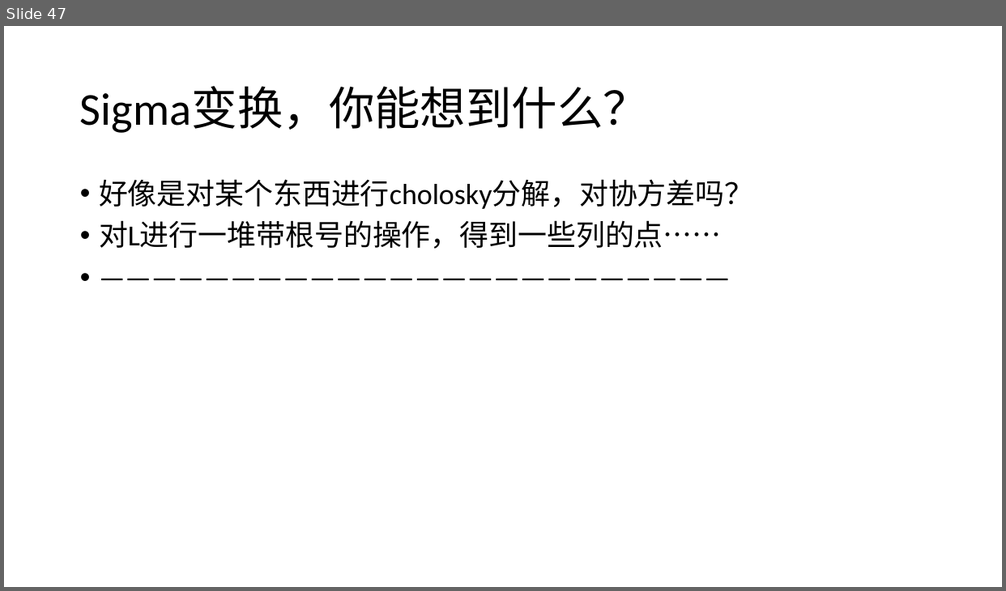
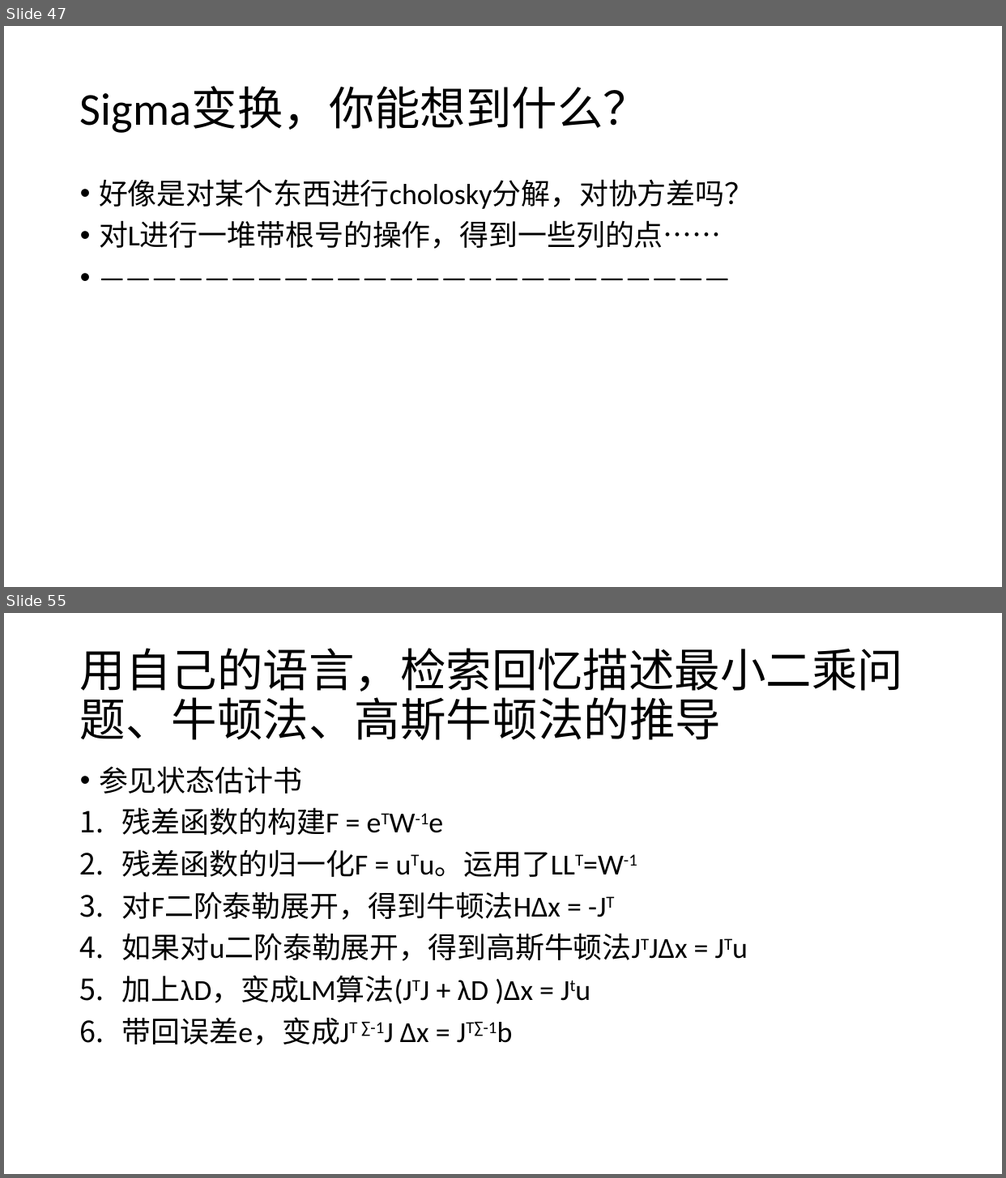
Before and after one commit to CR7dongfeng/State-Estimation, a slide deck: 问题检索清单.pptx. Shown one above the other, each under a label of ours: slide 47 before the commit, slides 47 and 55 after it; the slides between them are not shown. The pictures are 1006x591 and 1006x1178 pixels, drawn with LibreOffice and Linux fonts; fonts in the diff are those of the drawing. Boxes give left, top, right and bottom in pixels: in the first picture for what was removed or moved away, otherwise in the second. Text is boxed around its words. In the diff, an @@ line names an element or a change of style, - is before the commit and + after.

```diff
--- a/问题检索清单.pptx
+++ b/问题检索清单.pptx
@@ slide 55 added at [4, 613, 1002, 1174], background #FFFFFF @@
@@ title added at [80, 648, 903, 740], 44 pt, text #000000 @@
+用自己的语言，检索回忆描述最小二乘问题、牛顿法、高斯牛顿法的推导
@@ text added at [99, 766, 641, 1046], 28 pt, text #000000 @@
+• 参见状态估计书
+1. 残差函数的构建F = eTW-1e
+2. 残差函数的归一化F = uTu。运用了LLT=W-1
+3. 对F二阶泰勒展开，得到牛顿法HΔx = -JT
+4. 如果对u二阶泰勒展开，得到高斯牛顿法JTJΔx = JTu
+5. 加上λD，变成LM算法(JTJ + λD )Δx = Jtu
+6. 带回误差e，变成JT ∑-1J Δx = JT∑-1b
```
Also in this commit, not shown: 4 slides changed, 13 other slides added, 1 slide removed.
